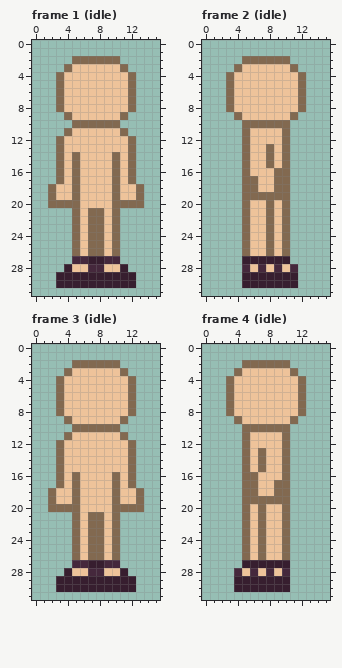
A pixel-art file gets an edit: Shroomfall/entity/player/player.aseprite. Above, as it was before the edit.
16x32 pixels, 36 frames. Shown: frame 1 (idle), frame 2 (idle), frame 3 (idle), frame 4 (idle). The commit also changed other frames, which this record leaves out.
After the commit:
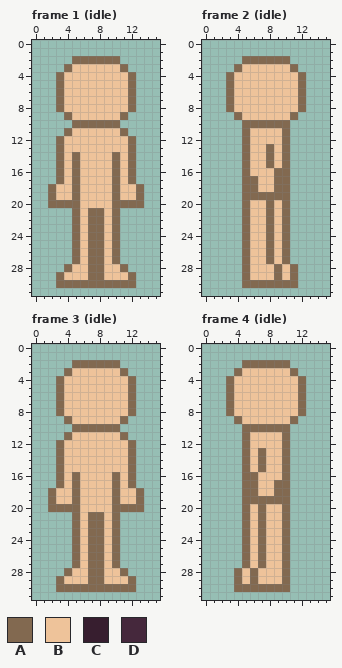
Palette (. is transparent): A #826950  B #eec39a  C #371e2f  D #45283c
Difference:
layer "shoe/sandal" now hidden
Frame 1 (idle):
y 27: x 5..10 DDCCDD -> ABAABA
y 28: x 4 C -> A; x 7..8 DD -> AA; x 11 C -> A
y 29: x 3..12 CCCCCCCCCC -> ABBBAABBBA
y 30: x 3..12 CCCCCCCCCC -> AAAAAAAAAA
Frame 2 (idle):
y 27: x 5..10 CCCCCC -> ABBABA
y 28: x 5 D -> A; x 7 D -> B; x 9 D -> A; x 11 D -> A
y 29: x 5..11 CCCCCCC -> ABBBABA
y 30: x 5..11 CCCCCCC -> AAAAAAA
Frame 3 (idle): the same change as frame 1 (idle)
Frame 4 (idle):
y 27: x 5..10 CCCCCC -> ABABBA
y 28: x 4 D -> A; x 6 D -> A; x 8 D -> B; x 10 D -> A
y 29: x 4..10 CCCCCCC -> ABABBBA
y 30: x 4..10 CCCCCCC -> AAAAAAA
